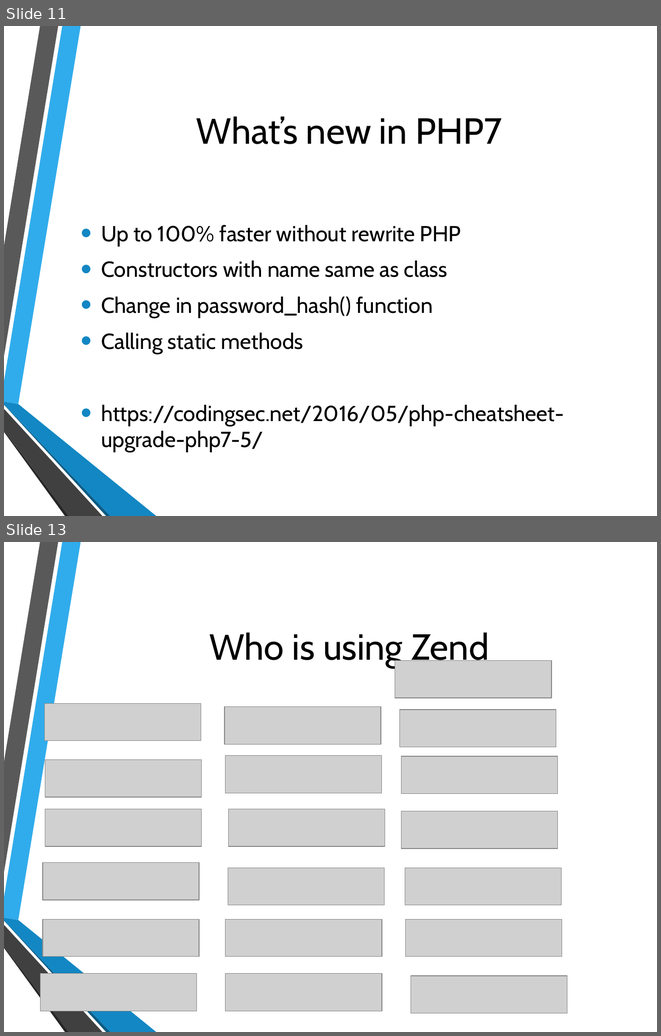
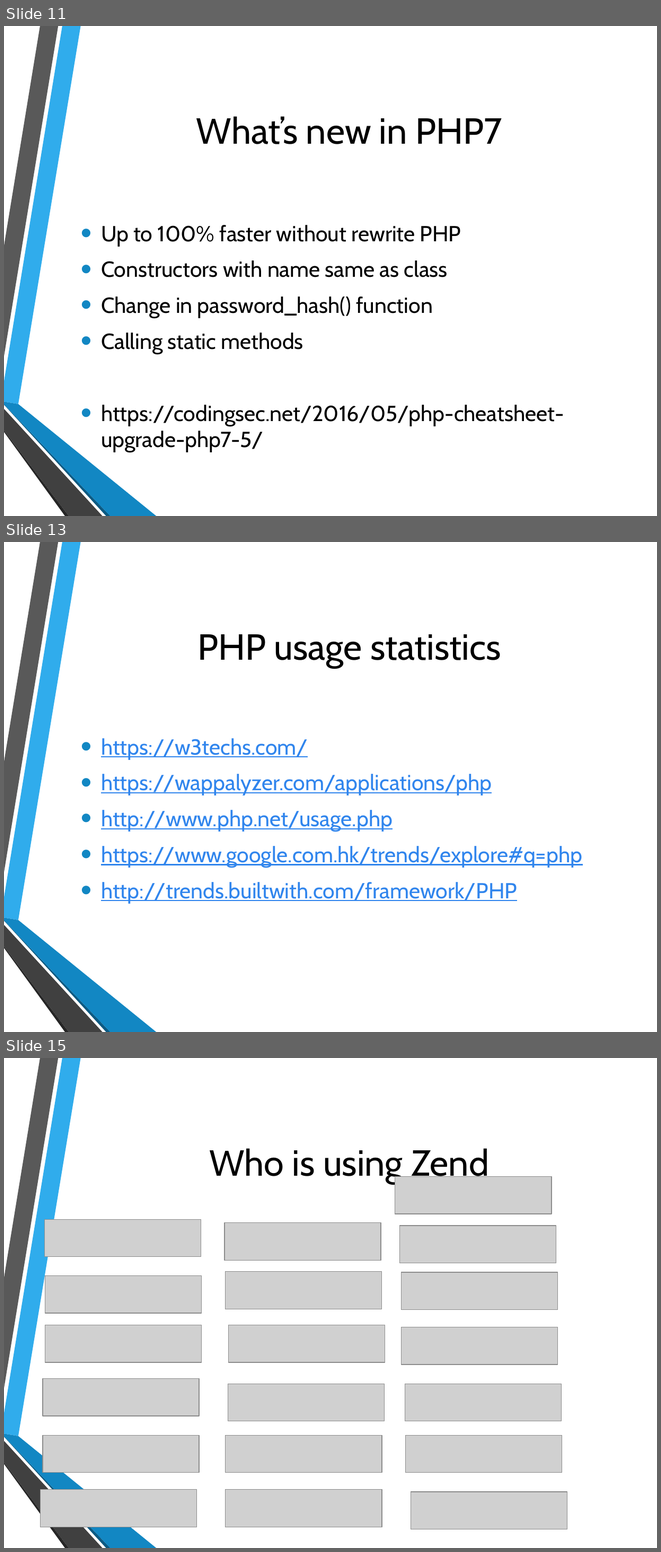
Before and after one commit to hatted/fevaworks-php, a slide deck: php-fw1/lesson1.pptx. Shown one above the other, each under a label of ours: slides 11 and 13 before the commit, slides 11, 13 and 15 after it; the slides between them are not shown. The pictures are 661x1036 and 661x1552 pixels, drawn with LibreOffice and Linux fonts; fonts in the diff are those of the drawing; grey boxes stand for pictures; background and template pictures are left out. Boxes give left, top, right and bottom in pixels: in the first picture for what was removed or moved away, otherwise in the second. Text is boxed around its words. In the diff, an @@ line names an element or a change of style, - is before the commit and + after.

```diff
--- a/php-fw1/lesson1.pptx
+++ b/php-fw1/lesson1.pptx
@@ slide 13 added at (4,542,657,1032), background picture (left out); not listed: 6 template elements that a slide beside it also shows @@
@@ title added at (197,634,501,668), 40 pt, text #000000 @@
+PHP usage statistics
@@ text added at (101,738,582,903), 24 pt, text #3085ED, underline @@
+• https://w3techs.com/
+• https://wappalyzer.com/applications/php
+• http://www.php.net/usage.php
+• https://www.google.com.hk/trends/explore#q=php
+• http://trends.builtwith.com/framework/PHP
@@ what was slide 13 is now slide 15 @@
```
Also in this commit, not shown: 2 slides changed, 1 other slide added, 8 other files.
